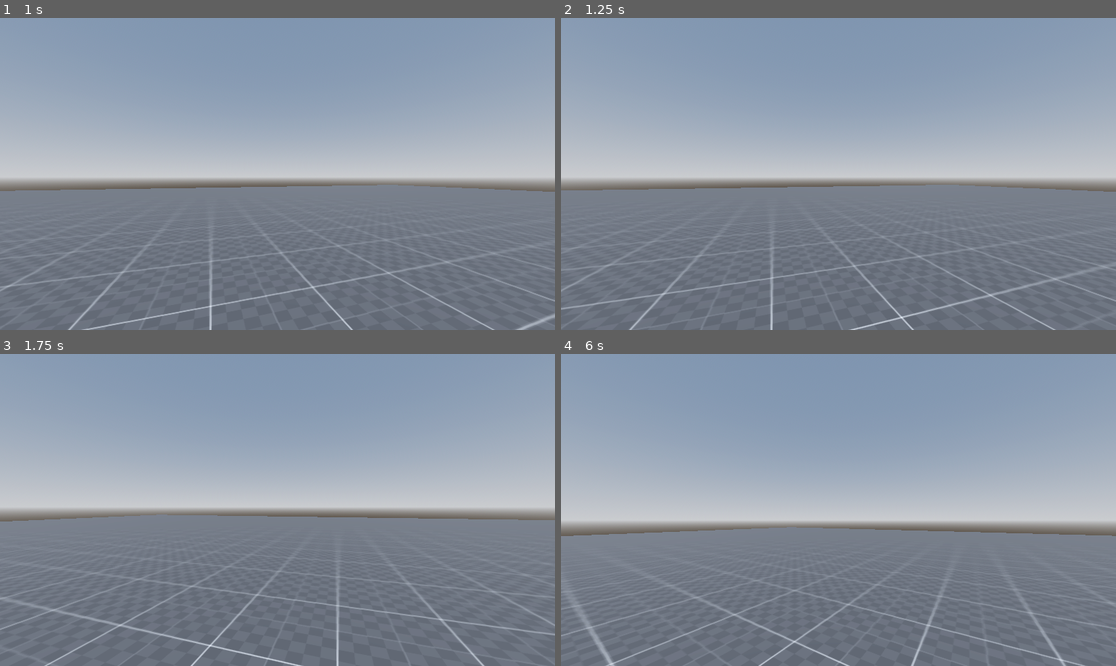
Above: before the commit, frames 1-4 (two rows, left to right).
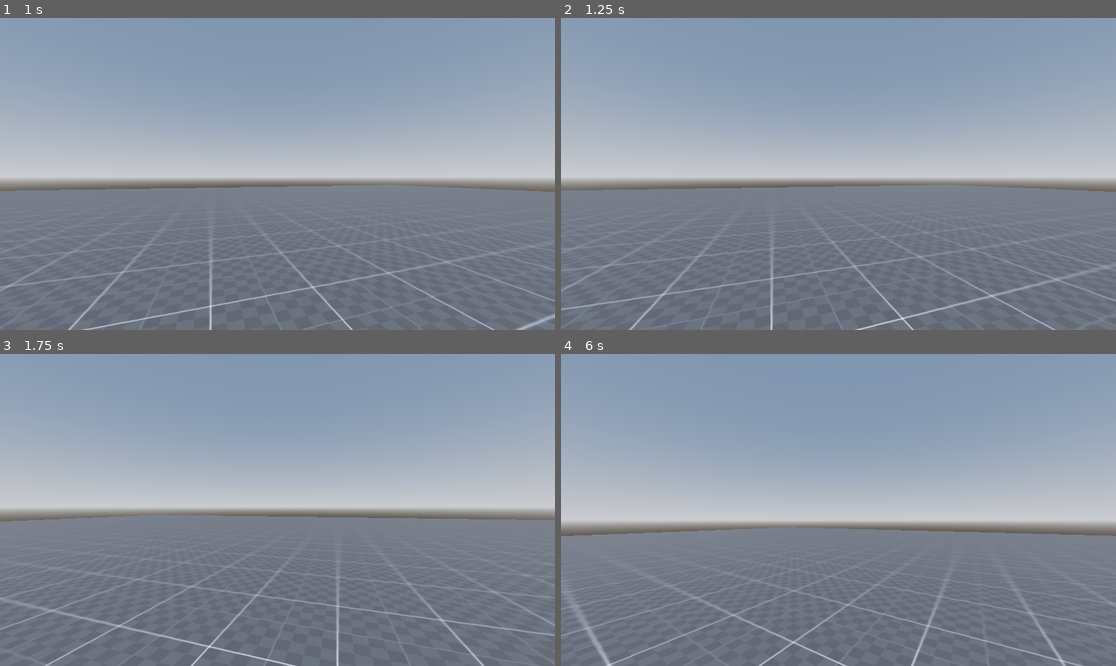
Above: after the commit, the same moments.

Repository: maximosdrr/9-die
Game: Godot game, scene res://Main.tscn
Same seed, same stepped clock (60 frames per second), same inputs: the game is played once before the commit and once after it.
Inputs (mouse positions are in pixels of both pictures, inside the frame that each line leads up to):
- Up to frame 1 (1 s): tap Enter at 0.5 s; move the mouse to (305, 174) at 0.52 s; hold W (move_forward) from 0.53 s (still down); hold Space (spin_modifier) from 0.53 s (still down)
- Up to frame 2 (1.25 s): keep holding W (move_forward); keep holding Space (spin_modifier)
- Up to frame 3 (1.75 s): keep holding W (move_forward); move the mouse to (249, 510) at 1.27 s; release Space (spin_modifier) at 1.28 s; tap Shift (stroke_mode) at 1.35 s
- Up to frame 4 (6 s): tap Space (spin_modifier) at 2, 2.85, 3.5, 5 s; move the mouse to (849, 503) at 2.02 s; tap E (switch_control) at 2.1, 4.35 s; tap Enter at 2.75, 4.25 s; move the mouse to (832, 516) at 2.77 s; move the mouse to (877, 513) at 3.52 s; hold Shift (stroke_mode) 3.53-4.28 s; move the mouse to (794, 506) at 4.27 s; move the mouse to (844, 510) at 5.02 s; hold Space (spin_modifier) 5.03-5.78 s; move the mouse to (816, 503) at 5.77 s; release W (move_forward) at 5.78 s; hold D (move_right) from 5.78 s (still down); tap Shift (stroke_mode) at 5.85 s

Frame 1 is identical in both runs. In frame 2, 0.4% of the frame differs, in the area x 0-88%, y 53-100%; in frame 3, 0.5%, in the area x 9-100%, y 51-100%; in frame 4, 0.4%.

Commit message:
fix: game physics

Diff:
--- a/Features/Games/Pool/Components/Balls/Scripts/Ball.gd
+++ b/Features/Games/Pool/Components/Balls/Scripts/Ball.gd
@@ -3,7 +3,7 @@
 @export var data: BallResource
 @export var continuos_cd: bool = false
 
-@export_range(0.0, 45.0) var max_squirt_angle_deg: float = 10.0
+@export_range(0.0, 45.0) var max_squirt_angle_deg: float = 20.0
 @export_range(0.0, 1.0) var spin_power_factor: float = 0.02
 
 @onready var collision_shape: CollisionShape3D = $CollisionShape3D
--- a/Features/Games/Pool/Pool.tscn
+++ b/Features/Games/Pool/Pool.tscn
@@ -78,10 +78,10 @@
 absorbent = true
 
 [sub_resource type="BoxShape3D" id="BoxShape3D_aqhji"]
-size = Vector3(0.06201172, 0.24931335, 2.6795814)
+size = Vector3(0.09301758, 0.24931335, 2.6795814)
 
 [sub_resource type="BoxShape3D" id="BoxShape3D_qmuqs"]
-size = Vector3(1.4373727, 0.2767217, 0.062)
+size = Vector3(1.437, 0.277, 0.093)
 
 [node name="PoolGame" type="Node3D"]
 script = ExtResource("1_jypsj")
@@ -173,17 +173,17 @@
 physics_material_override = SubResource("PhysicsMaterial_aqhji")
 
 [node name="BorderLeft" type="CollisionShape3D" parent="PoolTable/Borders"]
-transform = Transform3D(0.93969256, -0.3420201, 0, 0.3420201, 0.93969256, 0, 0, 0, 1, 0.757, 0.754, -0.00014714897)
+transform = Transform3D(0.93969256, -0.3420201, 0, 0.3420201, 0.93969256, 0, 0, 0, 1, 0.7298369, 0.7486977, -0.00014714897)
 shape = SubResource("BoxShape3D_aqhji")
 debug_color = Color(0.8745098, 0.23529412, 0.63529414, 0.41960785)
 
 [node name="BorderRight" type="CollisionShape3D" parent="PoolTable/Borders"]
-transform = Transform3D(0.9396926, 0.34202012, 0, -0.34202012, 0.9396926, 0, 0, 0, 1, -0.757, 0.739, 0.0002336055)
+transform = Transform3D(0.9396926, 0.34202012, 0, -0.34202012, 0.9396926, 0, 0, 0, 1, -0.744, 0.739, 0)
 shape = SubResource("BoxShape3D_aqhji")
 debug_color = Color(0.8745098, 0.23529412, 0.63529414, 0.41960785)
 
 [node name="BorderTop" type="CollisionShape3D" parent="PoolTable/Borders"]
-transform = Transform3D(1, 0, 0, 0, 0.9396926, 0.34202012, 0, -0.34202012, 0.9396926, 0, 0.731, 1.35)
+transform = Transform3D(1, 0, 0, 0, 0.9396926, 0.34202012, 0, -0.34202012, 0.9396926, 0, 0.731, 1.3389821)
 shape = SubResource("BoxShape3D_qmuqs")
 debug_color = Color(0.8745098, 0.23529412, 0.63529414, 0.41960785)
 
